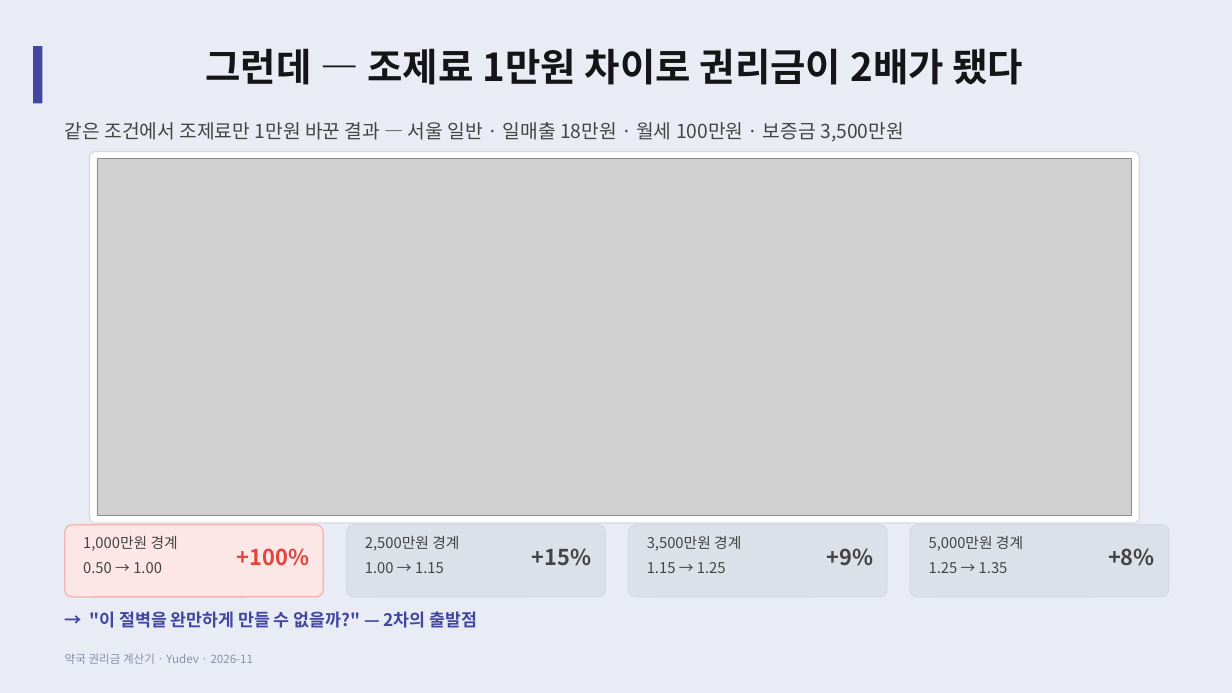
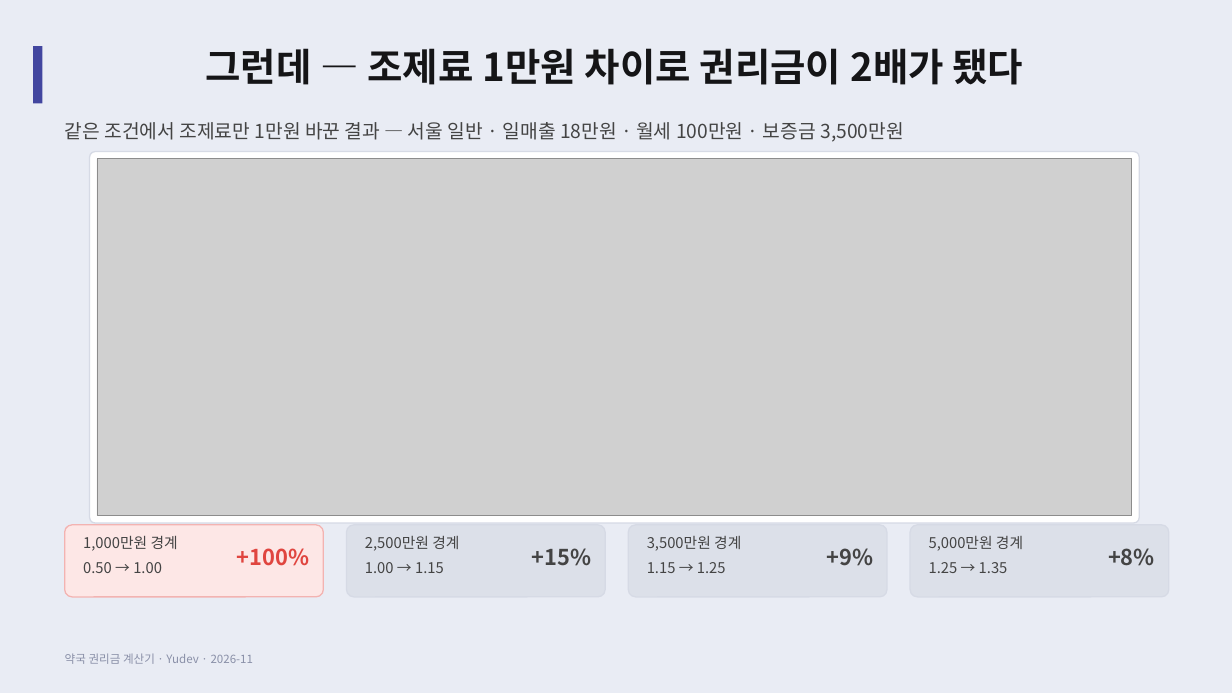
Before and after one commit to YUSEONCHUN/calculating, a slide deck: slide 13 of doc/slides/권리금계산기_프로젝트.pptx. Drawn at 1232x693 pixels with LibreOffice and Linux fonts; fonts in the diff are those of the drawing; grey boxes stand for pictures. Boxes give left, top, right and bottom in pixels: in the first picture for what was removed or moved away, otherwise in the second. Text is boxed around its words. In the diff, an @@ line names an element or a change of style, - is before the commit and + after.

```diff
--- a/doc/slides/권리금계산기_프로젝트.pptx
+++ b/doc/slides/권리금계산기_프로젝트.pptx
@@ text removed at [90,611,477,628] @@
-→ "이 절벽을 완만하게 만들 수 없을까?" — 2차의 출발점
```
Also in this commit, not shown: 13 other slides changed, 2 other files.
